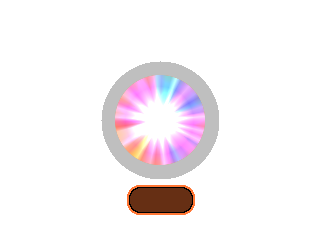
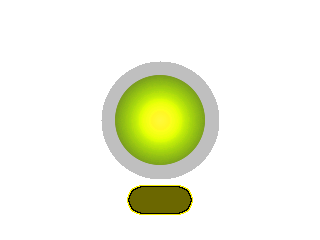
Before/after of a 320x240 layered artwork. What changed in the layer stack:
renamed "fg" to "box", painted on it over (115, 75, 205, 215)
added layer "center" above "halo" over (115, 75, 205, 165)
